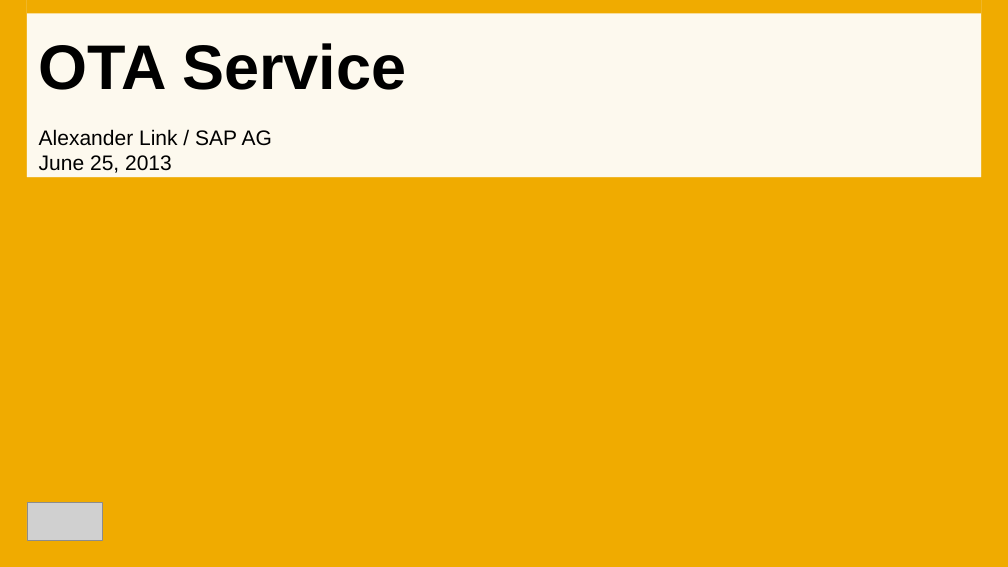
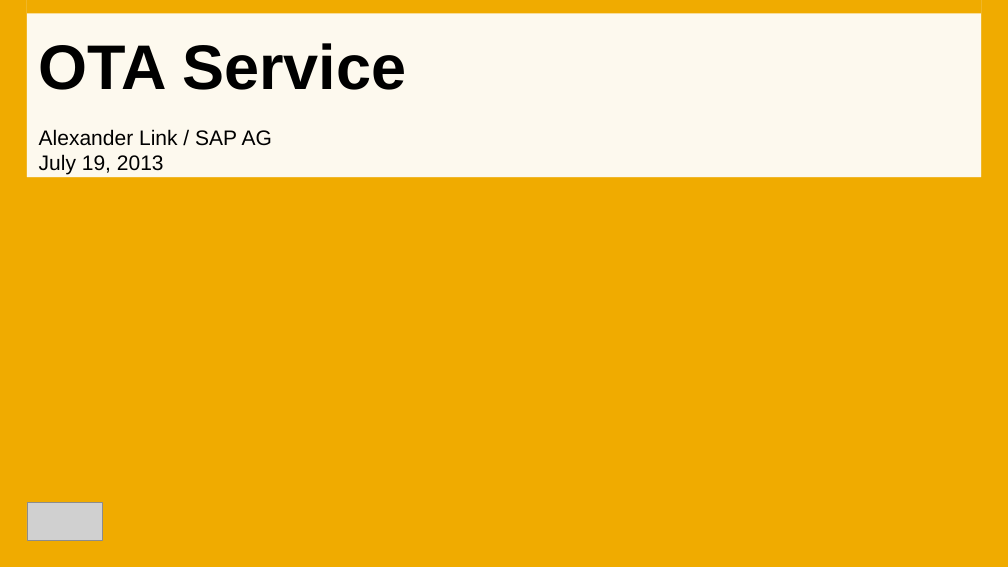
Before and after one commit to sap-production/OTAService, a slide deck: slide 1 of docs/OTAService.pptx. Drawn at 1008x567 pixels with LibreOffice and Linux fonts; fonts in the diff are those of the drawing; grey boxes stand for pictures; background and template pictures are left out. Boxes give left, top, right and bottom in pixels: in the first picture for what was removed or moved away, otherwise in the second. Text is boxed around its words. In the diff, an @@ line names an element or a change of style, - is before the commit and + after.

```diff
--- a/docs/OTAService.pptx
+++ b/docs/OTAService.pptx
@@ subtitle at [39, 154, 164, 174]: text changed @@
-June 25, 2013
+July 19, 2013
```
Also in this commit, not shown: 10 other slides changed.
